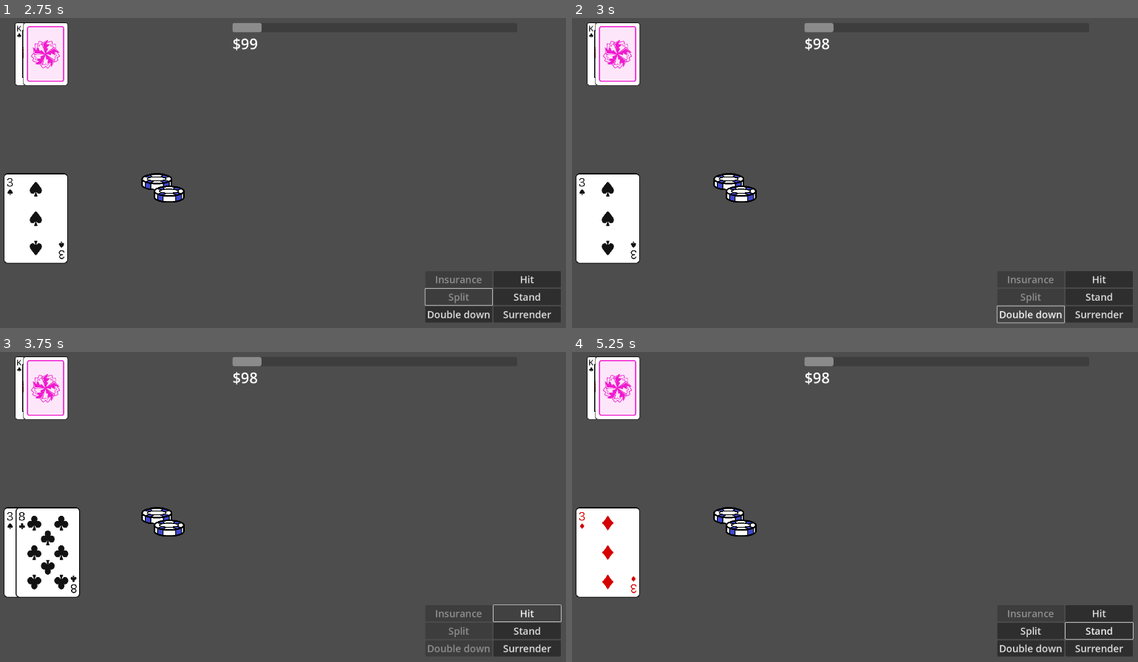
Above: before the commit, frames 1-4 (two rows, left to right).
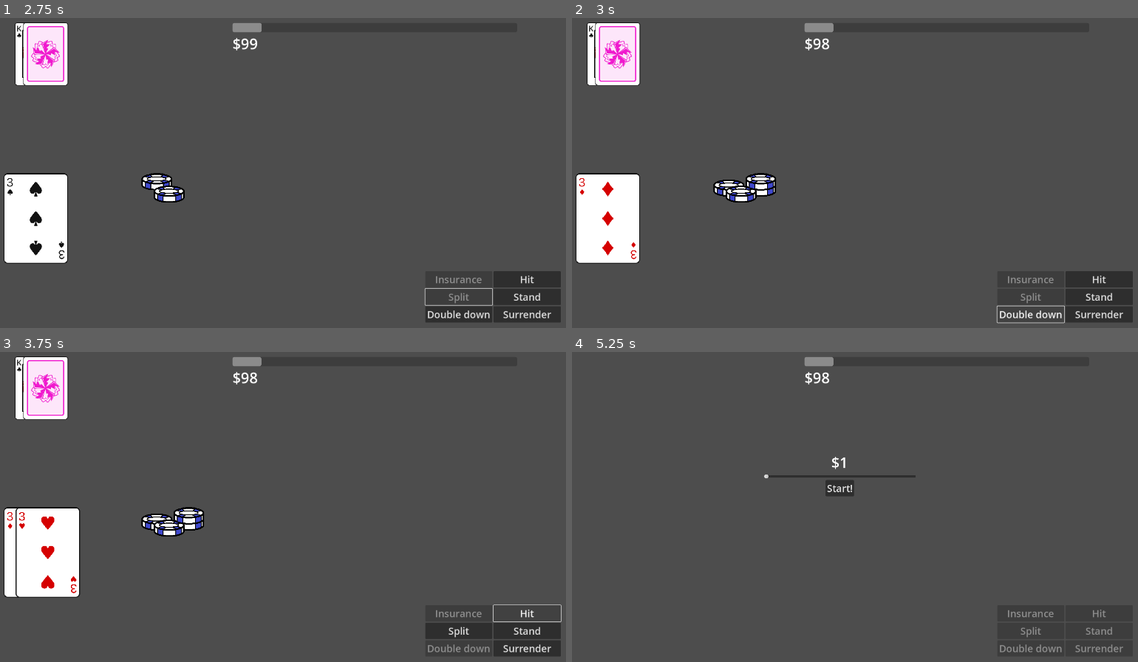
Above: after the commit, the same moments.

Repository: Tofutush/blackjack-with-sky
Game: Godot game, scene res://scenes/Start/Start.tscn
The game is run twice, just before and just after one commit, with the same random seed, the same clock (stepped at 60 frames per second) and the same inputs.
Inputs (mouse positions are in pixels of both pictures, inside the frame that each line leads up to):
- Up to frame 1 (2.75 s): click "Start" at 0.5 s; click "Start!" at 1.25 s; click "Split" at 2 s
- Up to frame 2 (3 s): click "Double down" at 2.75 s
- Up to frame 3 (3.75 s): click "Hit" at 3.5 s
- Up to frame 4 (5.25 s): click "Stand" at 4.25 s; click (922, 519) at 5 s, where only the run after the commit has a clickable "Continue"

Frame 1 is identical in both runs. In frame 2, 0.8% of the frame differs, in the area x 1-37%, y 50-78%; in frame 3, 1.5%; in frame 4, 6.5%, in the area x 0-100%, y 1-97%.
Error before the commit: Attempt to call function 'doubleChips' in base 'null instance' on a null instance. (res://scenes/Main/main.gd:156)

Commit message:
split multi times

Diff:
--- a/scenes/Main/main.gd
+++ b/scenes/Main/main.gd
@@ -52,6 +52,7 @@
 		playerIdx += 1
 		playerDeckDisplays[playerIdx].show()
 		$PlayerButtons.enableButtons()
+		$PlayerButtons.disableButton('split')
 		# you can only buy insurance at the very start
 		$PlayerButtons.disableButton('insurance')
 
@@ -115,13 +116,7 @@
 	$PlayerButtons.enableButtons()
 
 	# check split
-	if playerHands[0].isSplittable():
-		$PlayerButtons.enableButton('split')
-		if GameManager.money < bet:
-			$PlayerButtons.disableButton('split')
-			$PlayerButtons.setButtonTooltip('split', 'Not enough money.')
-	else:
-		$PlayerButtons.disableButton('split')
+	checkSplit()
 
 	# check insurance
 	if dealerHand.getCard(0).rank == 'A':
@@ -137,10 +132,21 @@
 
 	return
 
+func checkSplit() -> void:
+	if playerHands[playerIdx].isSplittable():
+		$PlayerButtons.enableButton('split')
+		if GameManager.money < bet:
+			$PlayerButtons.disableButton('split')
+			$PlayerButtons.setButtonTooltip('split', 'Not enough money.')
+	else:
+		$PlayerButtons.disableButton('split')
+
 # 6 player options. these signals are middleman signals from $PlayerButtons
 func _on_player_hit() -> void:
-	playerHands[playerIdx].addCard(mainDeck.drawRandom())
+	if playerIdx == 1: playerHands[playerIdx].addCard(mainDeck.drawRigged('3'))
+	else: playerHands[playerIdx].addCard(mainDeck.drawRandom())
 	$PlayerButtons.disableButton('double down')
+	checkSplit()
 	if playerHands[playerIdx].isBusted():
 		print('you bust! you lose!')
 		endHand()
@@ -153,7 +159,7 @@
 		push_error('not enough money to double down')
 	GameManager.changeMoney(-bet)
 	bet *= 2
-	$MainChips.doubleChips()
+	playerChipDisplays[playerIdx].doubleChips()
 	playerHands[playerIdx].addCard(mainDeck.drawRandom())
 	$PlayerButtons.disableButtons()
 	if playerHands[playerIdx].isBusted():
